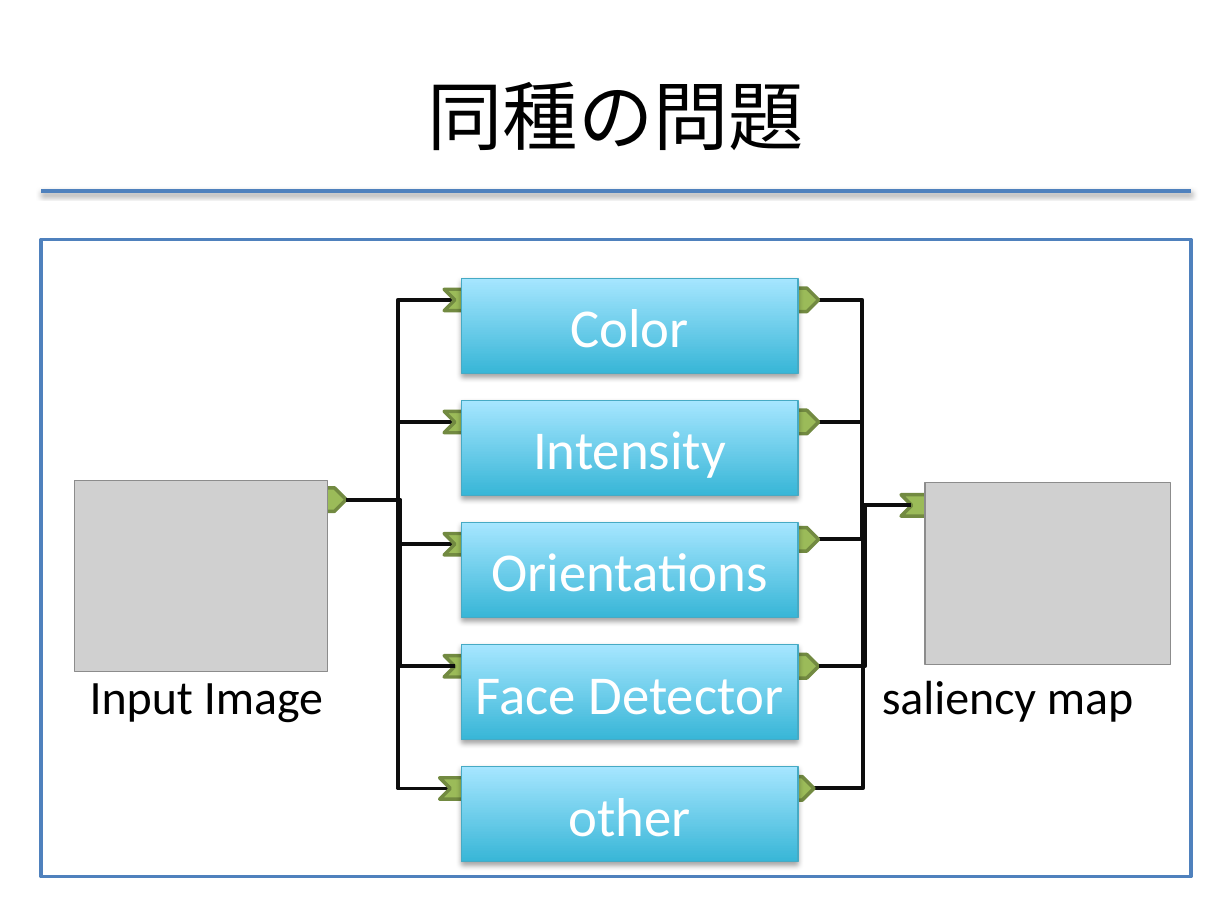
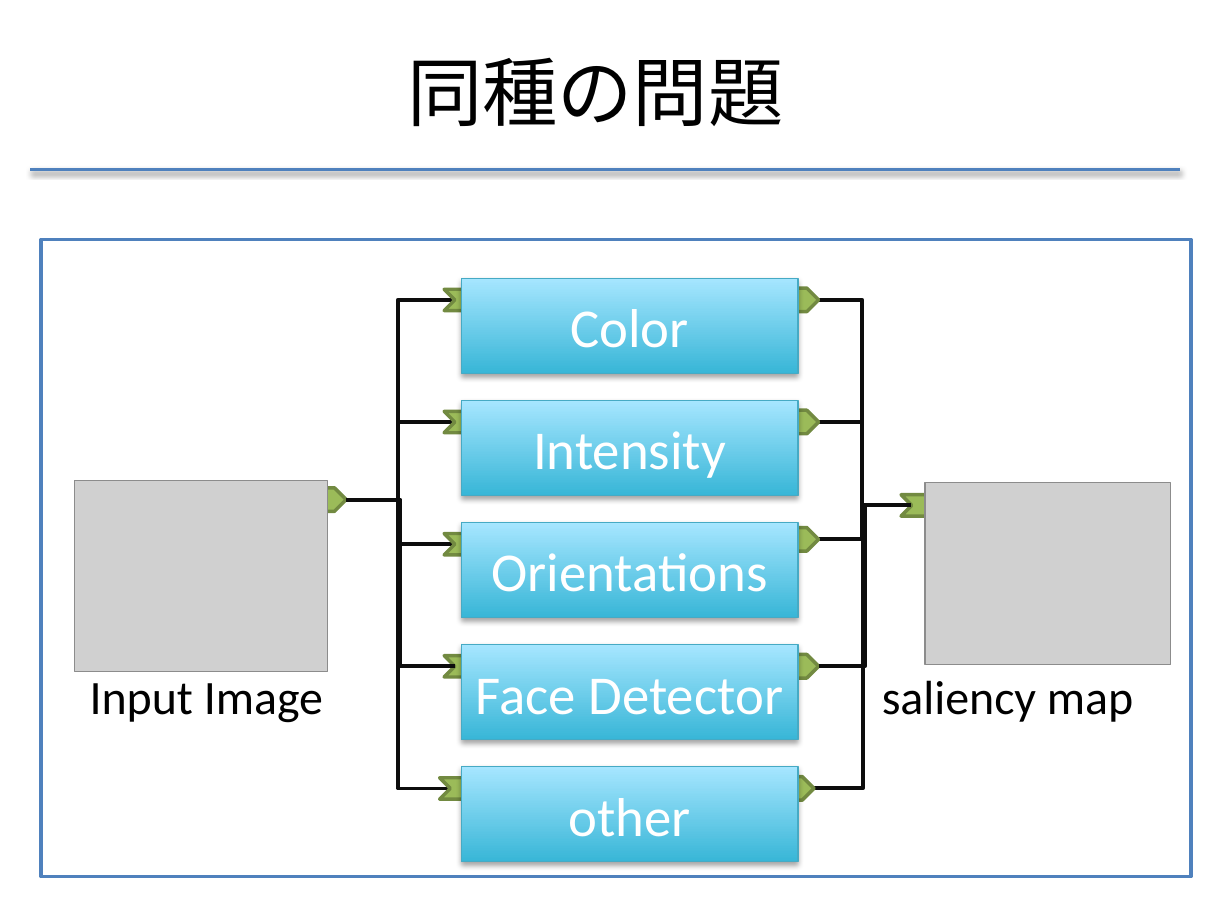
Before and after one commit to f-akazawa/akaz_uecdevelop, a slide deck: slide 9 of doc/中間発表資料.pptx (slide 10 before the commit). Drawn at 1232x924 pixels with LibreOffice and Linux fonts; fonts in the diff are those of the drawing; grey boxes stand for pictures. Boxes give left, top, right and bottom in pixels: in the first picture for what was removed or moved away, otherwise in the second. Text is boxed around its words. In the diff, an @@ line names an element or a change of style, - is before the commit and + after.

```diff
--- a/doc/中間発表資料.pptx
+++ b/doc/中間発表資料.pptx
@@ title "同種の問題": place and size @@
-title "同種の問題" at box(428, 81, 804, 151)
+title "同種の問題" at box(407, 57, 783, 127)
@@ line moved from (41, 191) - (1191, 191) to (31, 170) - (1180, 170) @@
```
Also in this commit, not shown: 5 other slides changed, 1 slide added, 1 slide removed.
